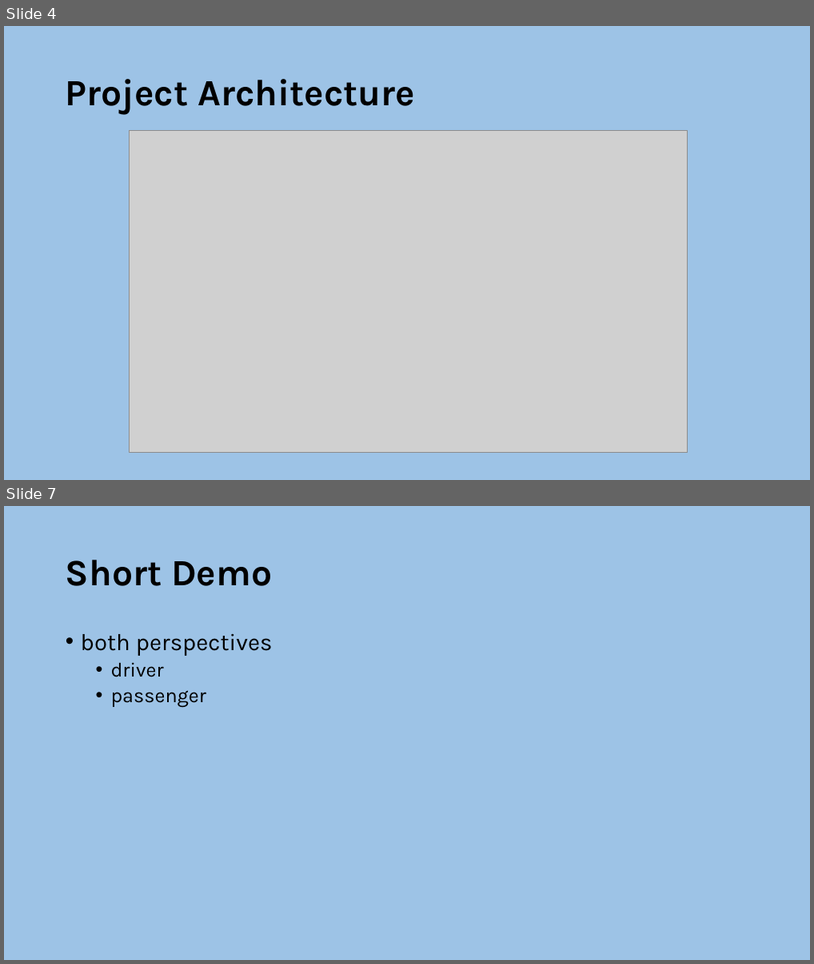
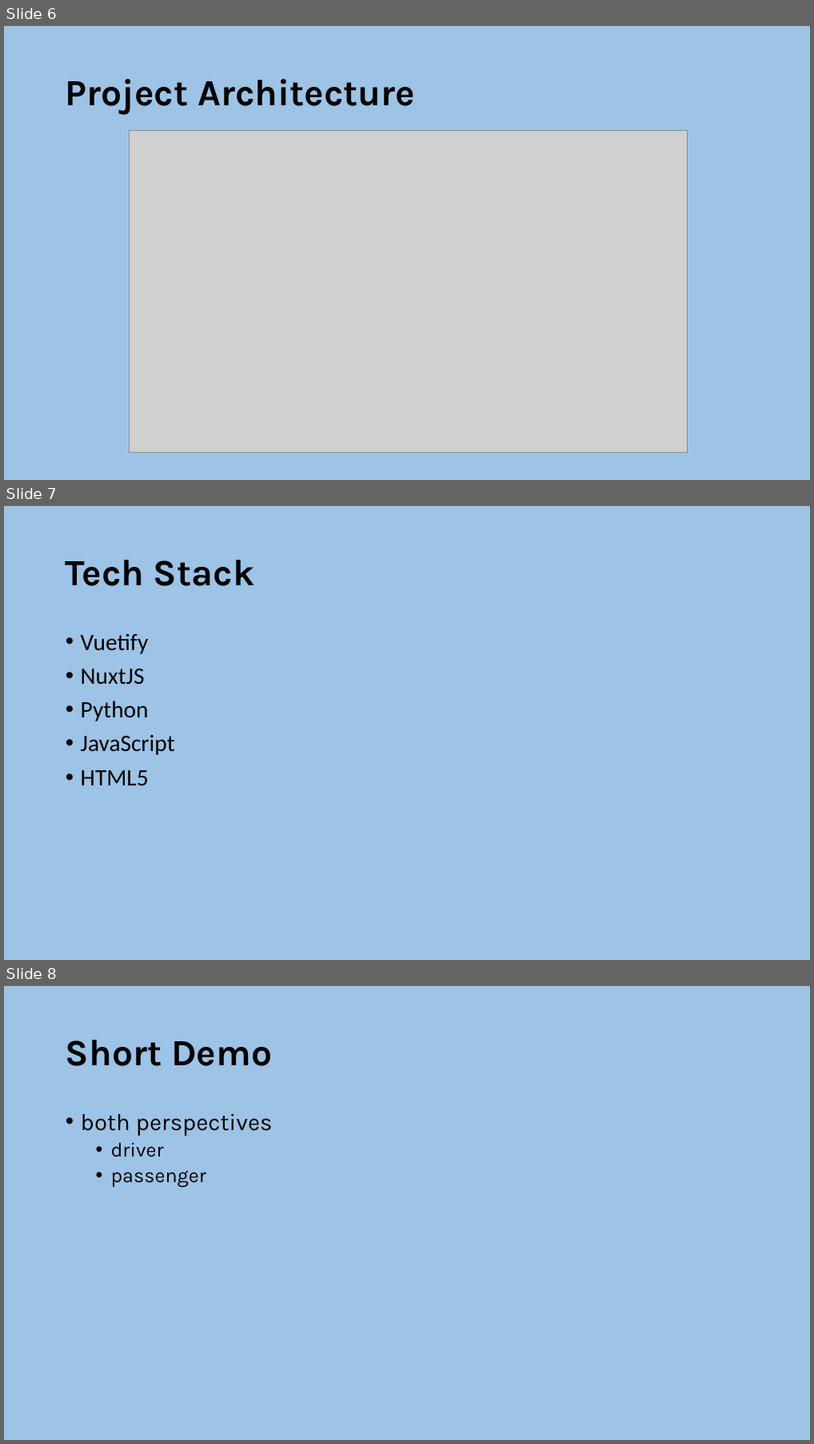
Before and after one commit to lumagician/dachfenster, a slide deck: static/dachfenster-pitch.pptx. Shown one above the other, each under a label of ours: slides 4 and 7 before the commit, slides 6, 7 and 8 after it; the slides between them are not shown. The pictures are 814x964 and 814x1444 pixels, drawn with LibreOffice and Linux fonts; fonts in the diff are those of the drawing; grey boxes stand for pictures. Boxes give left, top, right and bottom in pixels: in the first picture for what was removed or moved away, otherwise in the second. Text is boxed around its words. In the diff, an @@ line names an element or a change of style, - is before the commit and + after.

Commit message:
ppp demo text done

```diff
--- a/static/dachfenster-pitch.pptx
+++ b/static/dachfenster-pitch.pptx
@@ slide 7 added at bbox=[4, 506, 810, 960], background #9DC3E6 @@
@@ title added at bbox=[66, 560, 254, 586], 44 pt, text #000000, bold @@
+Tech Stack
@@ text added at bbox=[81, 633, 175, 786], 28 pt, text #000000 @@
+• Vuetify
+• NuxtJS
+• Python
+• JavaScript
+• HTML5
@@ what was slide 4 is now slide 6 @@
@@ what was slide 7 is now slide 8 @@
```
Also in this commit, not shown: 1 slide changed.
